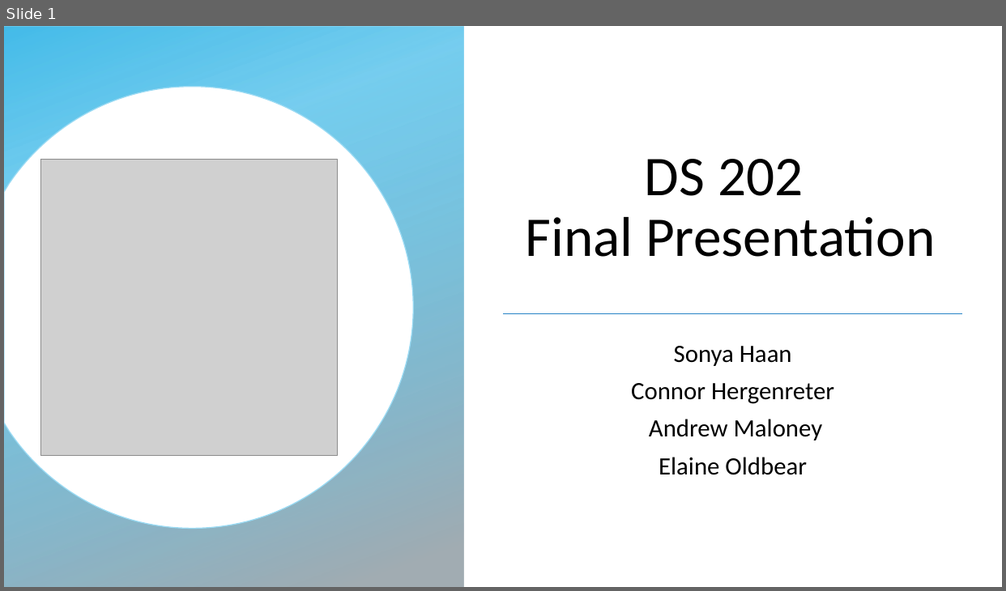
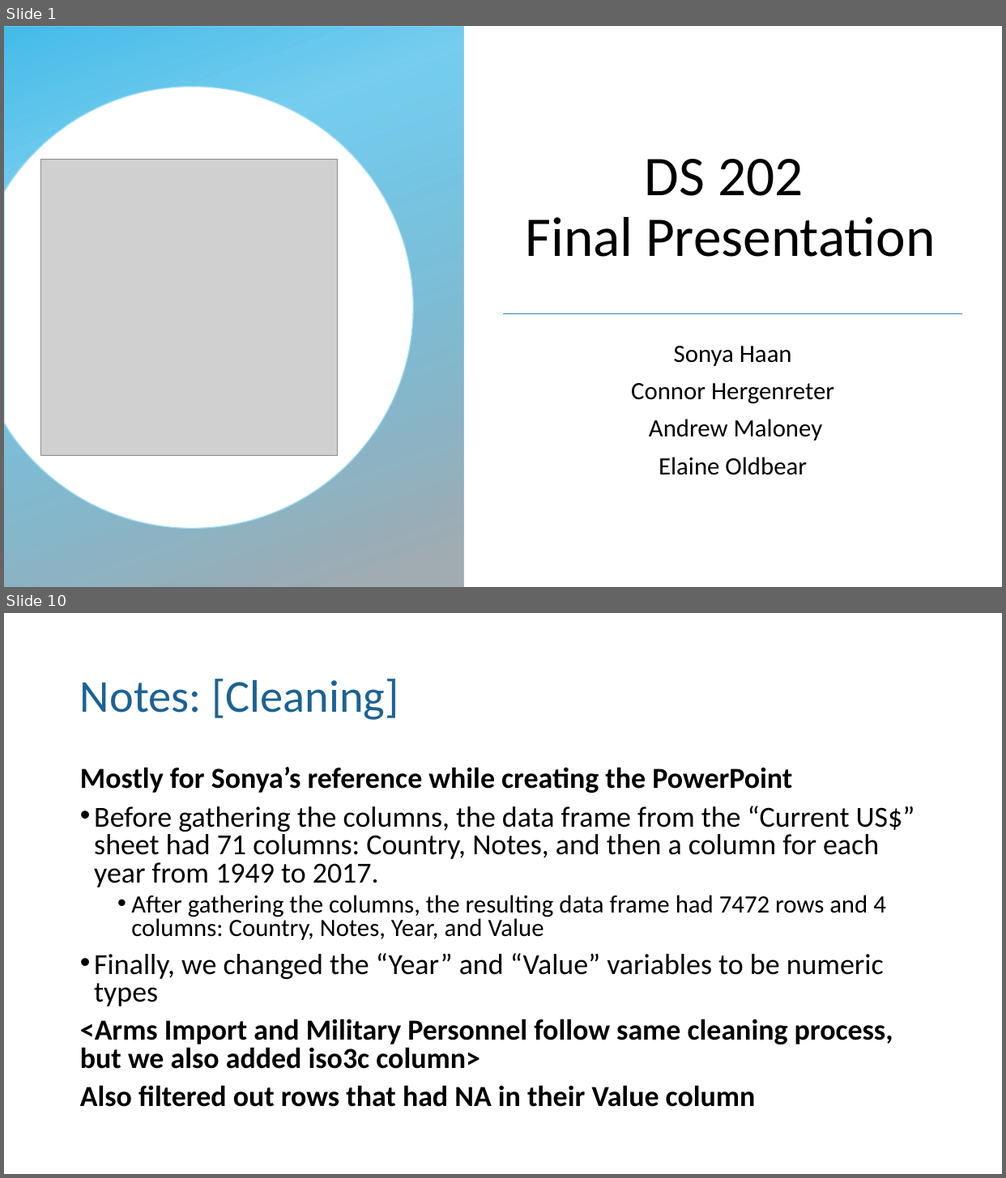
Before and after one commit to xazip/ds202_Final_Project, a slide deck: DS 202 Final Presentation.pptx. Shown one above the other, each under a label of ours: slide 1 before the commit, slides 1 and 10 after it; the slides between them are not shown. The pictures are 1006x591 and 1006x1178 pixels, drawn with LibreOffice and Linux fonts; fonts in the diff are those of the drawing; grey boxes stand for pictures; background and template pictures are left out. Boxes give left, top, right and bottom in pixels: in the first picture for what was removed or moved away, otherwise in the second. Text is boxed around its words. In the diff, an @@ line names an element or a change of style, - is before the commit and + after.

```diff
--- a/DS 202 Final Presentation.pptx
+++ b/DS 202 Final Presentation.pptx
@@ slide 10 added at [4, 613, 1002, 1174], background #FFFFFF @@
@@ title added at [80, 679, 398, 720], 44 pt, text #1D6294 @@
+Notes: [Cleaning]
@@ text added at [80, 767, 915, 1107], 28 pt, text #000000 @@
+Mostly for Sonya’s reference while creating the PowerPoint
+• Before gathering the columns, the data frame from the “Current US$” sheet had 71 columns: Country, Notes, and then a column for each year from 1949 to 2017.
+  • After gathering the columns, the resulting data frame had 7472 rows and 4 columns: Country, Notes, Year, and Value
+• Finally, we changed the “Year” and “Value” variables to be numeric types
+<Arms Import and Military Personnel follow same cleaning process, but we also added iso3c column>
+Also filtered out rows that had NA in their Value column
```
Also in this commit, not shown: 8 slides changed, 2 other slides added.
